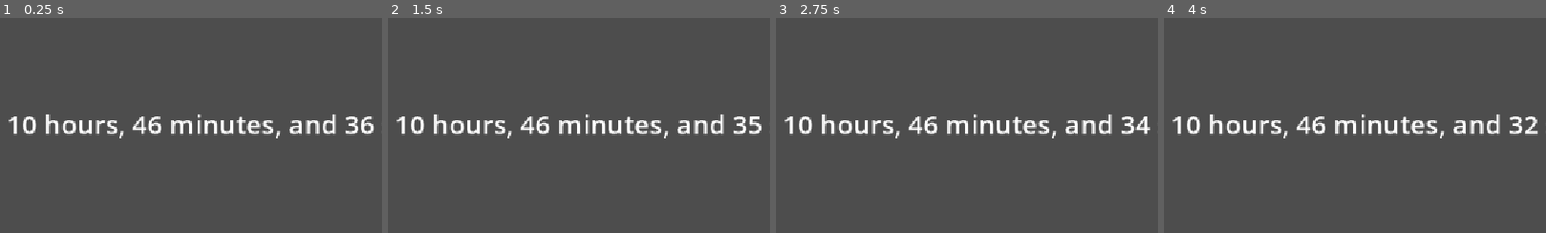
Above: before the commit, frames 1-4 (left to right).
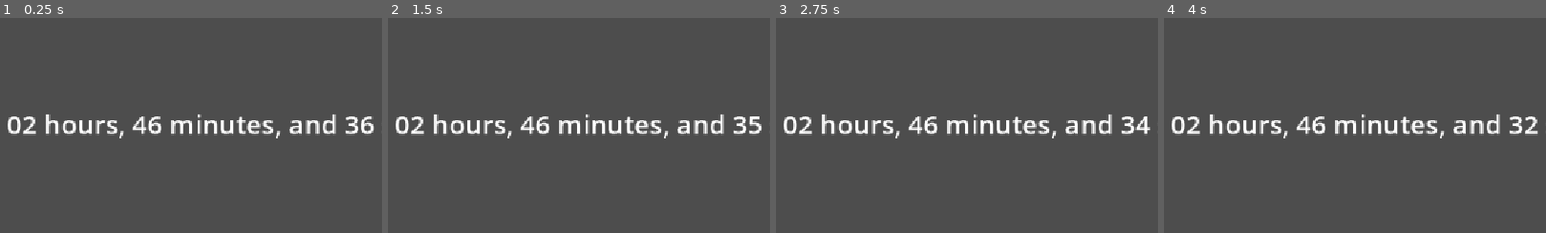
Above: after the commit, the same moments.

Repository: Jagdoggo/Chapter-2-Countdown
Game: Godot game, scene res://menu.tscn
Same seed, same stepped clock (60 frames per second), same inputs: the game is played once before the commit and once after it.
Inputs:
- Up to frame 1 (0.25 s): no input
- Up to frame 2 (1.5 s): tap Enter at 0.5 s; tap Space at 1.25 s
- Up to frame 3 (2.75 s): tap Enter at 2 s
- Up to frame 4 (4 s): tap Space at 2.75 s; tap Enter at 3.5 s
The pictures show only the part of the screen within x 37-87%, y 25-75%; the shares and areas given below are measured in that part.

The runs differ from the first frame. In frame 1, 0.4% of the frame differs, in the area x 2-10%, y 45-55%; in frame 2, 0.4%; in frame 3, 0.4%; in frame 4, 0.4%.

Commit message:
Edited the release time

Diff:
--- a/menu.gd
+++ b/menu.gd
@@ -8,7 +8,7 @@
 		"year": 2026,
 		"month": 7,
 		"day": 25,
-		"hour": 9,
+		"hour": 1,
 		"minute": 0,
 		"second": 0
 	}
Not shown, changed: Exports/Chapter 2 Countdown.apk
Not shown, changed: Exports/Chapter 2 Countdown.apk.idsig
Not shown, changed: Exports/Chapter 2 Countdown.exe
Not shown, changed: Exports/Chapter 2 Countdown.x86_64
Not shown, changed: docs/index.pck
